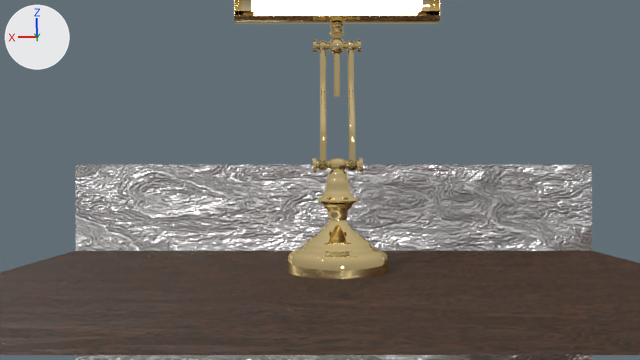
The Blender file scenes/bureau.blend, before and after one commit.
Before and after are seen from the file's camera 'Camera'. The axes (+X, +Y, +Z) are drawn at upper left. The lights are the same throughout.

In view in the first picture: 'Cylinder', 'Lamp arm left', 'Lamp arm right', 'Lamp foot', 'Lamp head 3', 'Plane', 'Plane.001'.
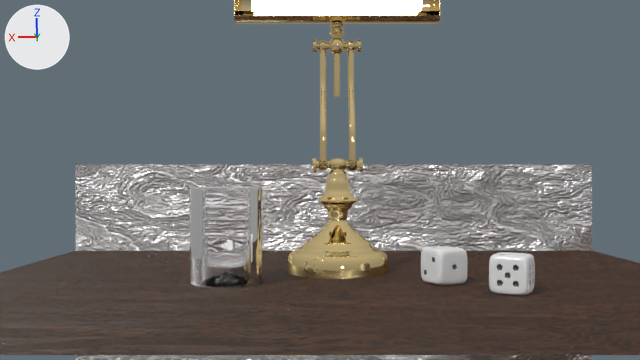
Where the change shows, as pixel boxes (x1, y1, x2, y2) in the pictures (640 x 360 px):
'Verre', added: after (190, 186, 262, 288)
'De', added: after (489, 252, 535, 295)
    faces in mat_white: (489, 252, 535, 295)
    faces in mat_black: (497, 254, 534, 287)
'De.001', added: after (421, 246, 468, 285)
    faces in mat_white: (421, 246, 468, 285)

Edits to the bpy script that builds the scene:
```text
Add mat_black:
    mat_black = bpy.data.materials.new('Black')
    mat_black.use_nodes = True; mat_black.node_tree.nodes.clear()
    _N = mat_black.node_tree.nodes; _L = mat_black.node_tree.links
    n0 = _N.new('ShaderNodeOutputMaterial'); n0.name = 'Material Output'
    n1 = _N.new('ShaderNodeGroup'); n1.name = 'Group'
    n1.node_tree = ng_pbr_dielectric
    n1.inputs[0].default_value = (0.0, 0.0, 0.0, 1.0)  # 'Color', black #000000
    n1.inputs[1].default_value = 0.3  # 'Roughness'
    n1.inputs[2].default_value = 0.3  # 'Reflection'
    n1.inputs[3].default_value = (0.0, 0.0, 0.0)  # 'Normal'
    _L.new(n1.outputs[0], n0.inputs[0])  # 'Shader' to 'Surface'
Add mat_white:
    mat_white = bpy.data.materials.new('White')
    mat_white.use_nodes = True; mat_white.node_tree.nodes.clear()
    _N = mat_white.node_tree.nodes; _L = mat_white.node_tree.links
    n0 = _N.new('ShaderNodeOutputMaterial'); n0.name = 'Material Output'
    n1 = _N.new('ShaderNodeGroup'); n1.name = 'Group'
    n1.node_tree = ng_pbr_dielectric
    n1.inputs[0].default_value = (0.812, 0.812, 0.812, 1.0)  # 'Color', white #e9e9e9
    n1.inputs[1].default_value = 0.3  # 'Roughness'
    n1.inputs[2].default_value = 0.3  # 'Reflection'
    n1.inputs[3].default_value = (0.0, 0.0, 0.0)  # 'Normal'
    _L.new(n1.outputs[0], n0.inputs[0])  # 'Shader' to 'Surface'
Add mat_verre:
    mat_verre = bpy.data.materials.new('Verre')
    mat_verre.use_nodes = True; mat_verre.node_tree.nodes.clear()
    _N = mat_verre.node_tree.nodes; _L = mat_verre.node_tree.links
    n0 = _N.new('ShaderNodeOutputMaterial'); n0.name = 'Material Output'
    n1 = _N.new('ShaderNodeBsdfGlass'); n1.name = 'Glass BSDF'
    n1.distribution = 'BECKMANN'
    n1.inputs[2].default_value = 1.45  # 'IOR'
    _L.new(n1.outputs[0], n0.inputs[0])  # 'BSDF' to 'Surface'
Add me_cube:
    me_cube.from_pydata(...)  # 320 vertices, 318 faces; spans x -1.0..1.0, y -1.0..1.0, z -1.0..1.0
    me_cube.polygons.foreach_set('use_smooth', [True] * 318)
    # faces by material slot: [105, 213]
    me_cube.materials.append(mat_black)
    me_cube.materials.append(mat_white)
Add me_circle_002:
    me_circle_002.from_pydata(...)  # 514 vertices, 544 faces; spans x -1.0..1.0, y -1.0..1.0, z 0.0..2.65
    me_circle_002.polygons.foreach_set('use_smooth', [True] * 544)
    me_circle_002.materials.append(mat_verre)
Add ob_de:
    ob_de = bpy.data.objects.new('De', me_cube)
    ob_de.location = (-0.1608, 0.1538, 0.0184)
    ob_de.rotation_euler = (0.0, 0.0, -0.48)  # degrees (0, 0, -28)
    ob_de.scale = (0.0183, 0.0183, 0.0183)
    _m = ob_de.modifiers.new('Subsurf', 'SUBSURF')
    _m.levels = 3
    _m.render_levels = 3
Add ob_verre:
    ob_verre = bpy.data.objects.new('Verre', me_circle_002)
    ob_verre.location = (0.118, 0.0886, 0.0)
    ob_verre.scale = (0.0375, 0.0375, 0.0375)
    _m = ob_verre.modifiers.new('Subsurf', 'SUBSURF')
    _m.levels = 2
Add ob_de_001:
    ob_de_001 = bpy.data.objects.new('De.001', me_cube)
    ob_de_001.location = (-0.1075, 0.0914, 0.0184)
    ob_de_001.rotation_euler = (0.0, 0.0, 2.024)  # degrees (0, 0, 116)
    ob_de_001.scale = (0.0183, 0.0183, 0.0183)
    _m = ob_de_001.modifiers.new('Subsurf', 'SUBSURF')
    _m.levels = 3
    _m.render_levels = 3
```
